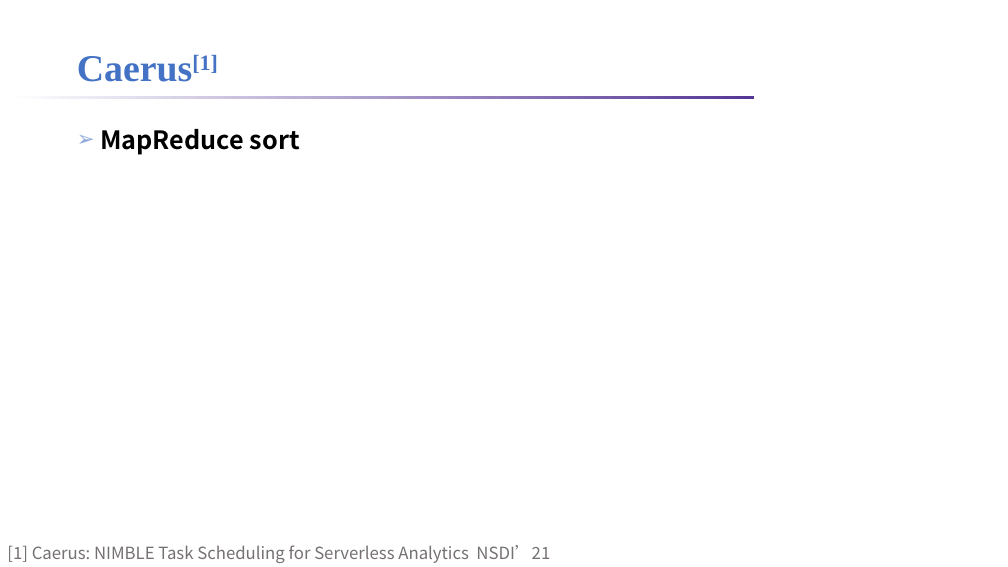
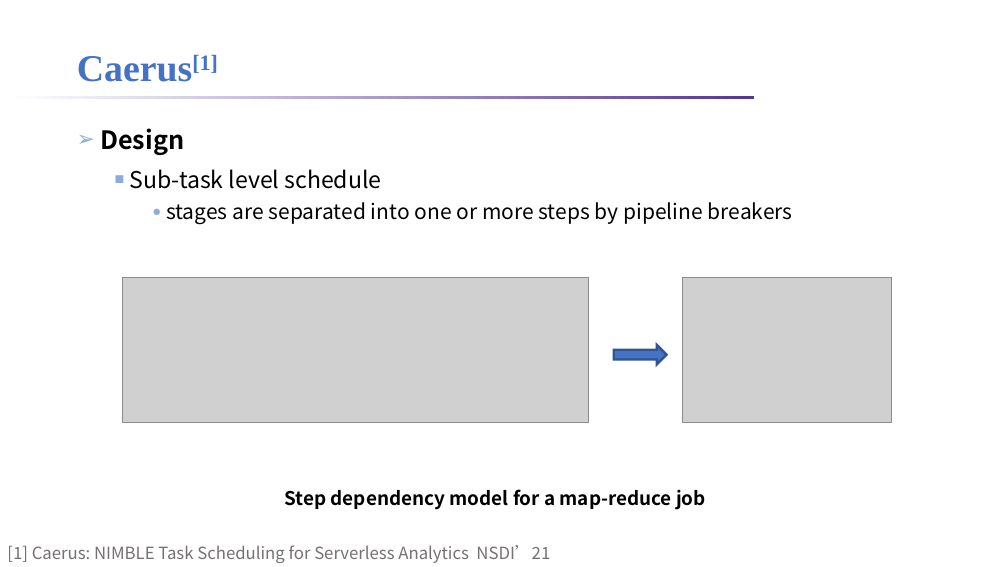
Before and after one commit to lt2000/ADSL, a slide deck: slide 15 of meeting/数据分析应用的数据特征.pptx (slide 6 before the commit). Drawn at 1008x567 pixels with LibreOffice and Linux fonts; fonts in the diff are those of the drawing; grey boxes stand for pictures; background and template pictures are left out. Boxes give left, top, right and bottom in pixels: in the first picture for what was removed or moved away, otherwise in the second. Text is boxed around its words. In the diff, an @@ line names an element or a change of style, - is before the commit and + after.

```diff
--- a/meeting/数据分析应用的数据特征.pptx
+++ b/meeting/数据分析应用的数据特征.pptx
@@ text at bbox=[100, 128, 793, 225]: text changed; size 24 to 20 pt; bold off @@
-➢ MapReduce sort
+➢ Design
+  ■ Sub-task level schedule
+    ● stages are separated into one or more steps by pipeline breakers
@@ picture added at bbox=[123, 277, 589, 422] @@
@@ picture added at bbox=[682, 277, 892, 422] @@
@@ right arrow added at bbox=[614, 345, 667, 364], fill #4472C4, outline #325491 2.25 pt @@
@@ text added at bbox=[285, 489, 706, 510], 18 pt, text #000000, bold @@
+Step dependency model for a map-reduce job
```
Also in this commit, not shown: 6 other slides changed, 4 slides added, 2 other files.
